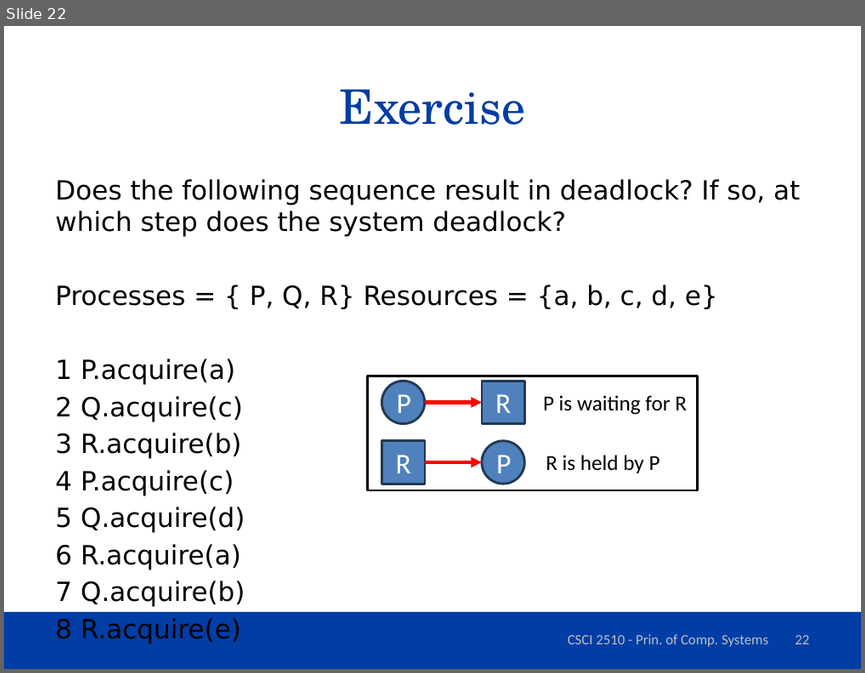
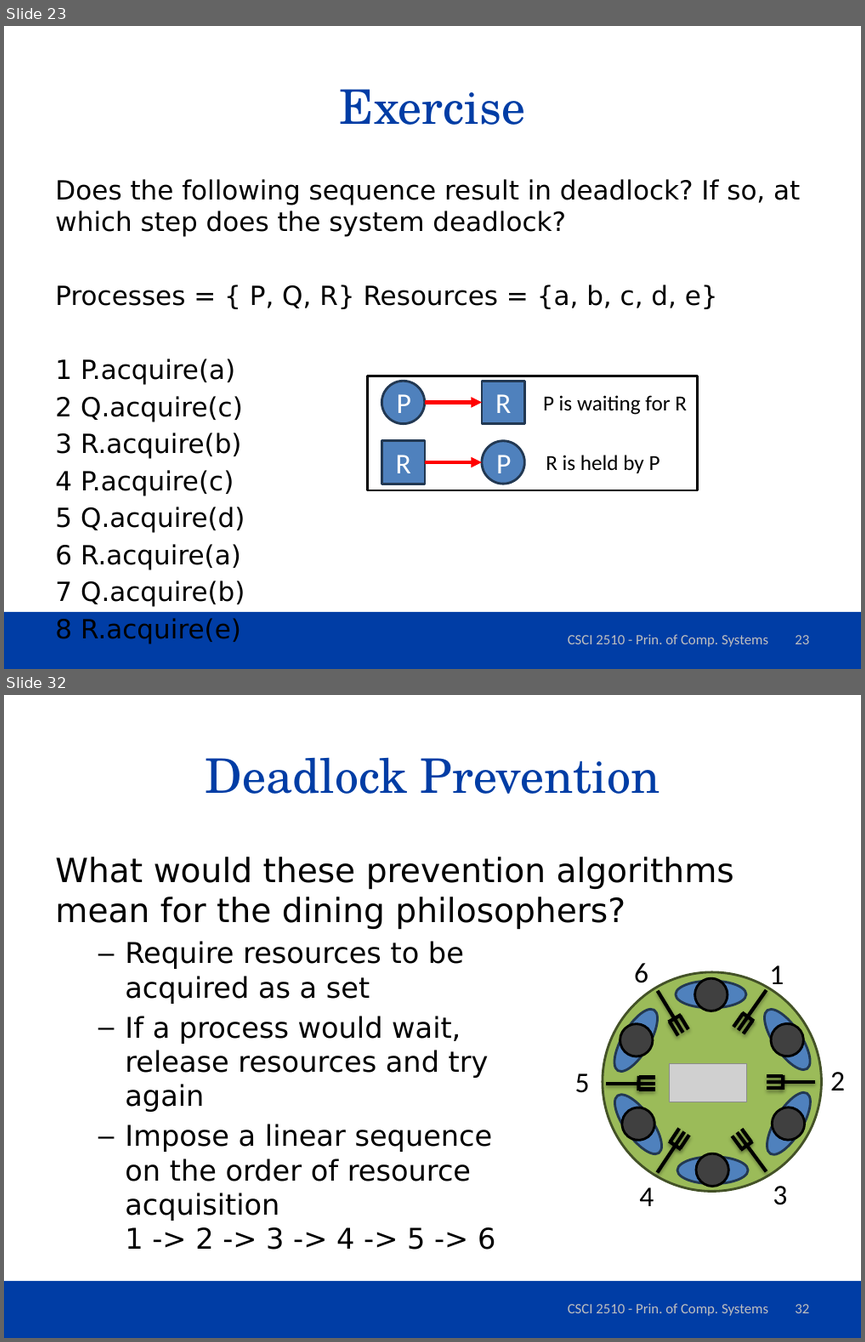
Before and after one commit to dferry/dferry.github.io, a slide deck: csci2510/slides/Deadlock.pptx. Shown one above the other, each under a label of ours: slide 22 before the commit, slides 23 and 32 after it; the slides between them are not shown. The pictures are 865x673 and 865x1342 pixels, drawn with LibreOffice and Linux fonts; fonts in the diff are those of the drawing; grey boxes stand for pictures; background and template pictures are left out. Boxes give left, top, right and bottom in pixels: in the first picture for what was removed or moved away, otherwise in the second. Text is boxed around its words. In the diff, an @@ line names an element or a change of style, - is before the commit and + after.

Commit message:
deadlock avoidance and prevention slides added

```diff
--- a/csci2510/slides/Deadlock.pptx
+++ b/csci2510/slides/Deadlock.pptx
@@ slide 32 added at (x1=4, y1=695, x2=861, y2=1338), background #FFFFFF; not listed: 1 template element that a slide beside it also shows @@
@@ title added at (x1=205, y1=757, x2=659, y2=794), 40 pt, text #003DA5 @@
+Deadlock Prevention
@@ text added at (x1=55, y1=857, x2=734, y2=1249), 24 pt, text #000000 @@
+What would these prevention algorithms mean for the dining philosophers?
+  – Require resources to be
+    acquired as a set
+  – If a process would wait,
+    release resources and try
+    again
+  – Impose a linear sequence
+    on the order of resource
+    acquisition
+    1 -> 2 -> 3 -> 4 -> 5 -> 6
@@ group added at (x1=575, y1=963, x2=845, y2=1206): 30 lines, 13 ellipses, 6 texts, 1 picture @@
+1
+2
+3
+4
+5
+6
@@ text added at (x1=568, y1=1303, x2=768, y2=1315), 12 pt, text #BFBFBF @@
+CSCI 2510 - Prin. of Comp. Systems
@@ page number added at (x1=794, y1=1304, x2=809, y2=1313), 12 pt, text #BFBFBF @@
+32
@@ what was slide 22 is now slide 23 @@
@@ page number at (x1=794, y1=635, x2=809, y2=644): text changed @@
-22
+23
```
Also in this commit, not shown: 1 slide changed, 12 other slides added, 1 other file.
